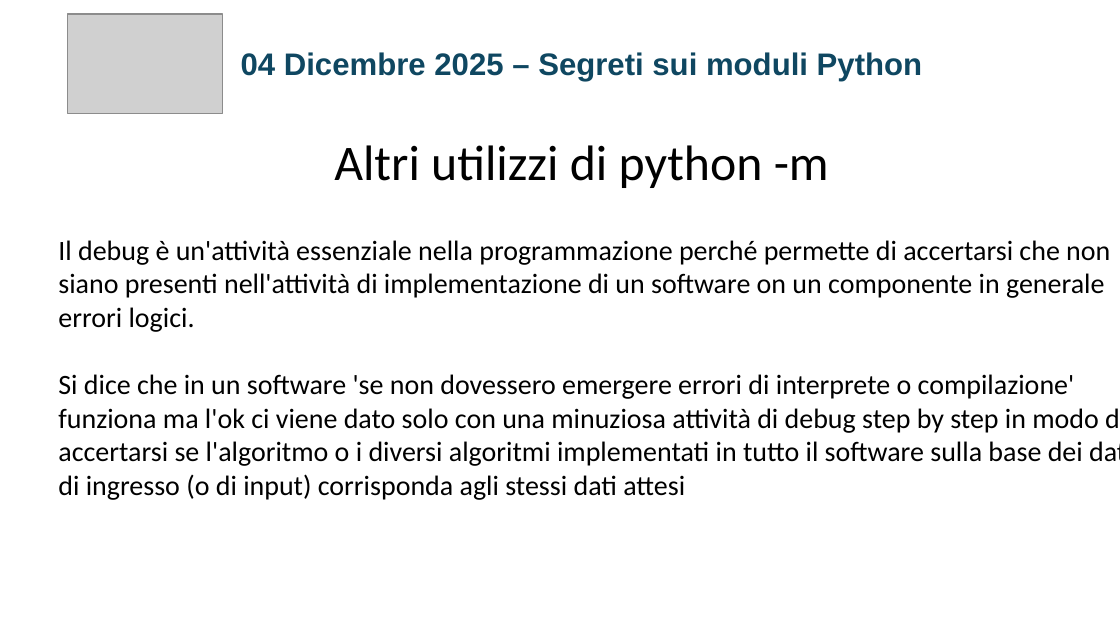
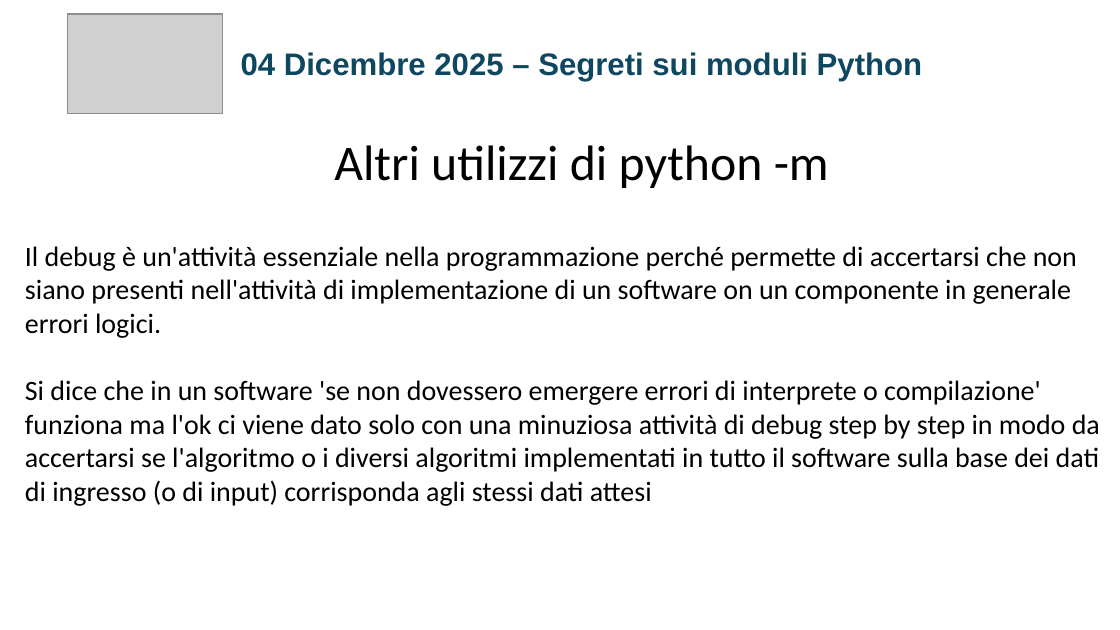
Before and after one commit to jobFrancoNet/segretiModulePython, a slide deck: slide 22 of SEGRETI_MODULI_PYTHON_FINALSLIDE.pptx. Drawn at 1120x630 pixels with LibreOffice and Linux fonts; fonts in the diff are those of the drawing; grey boxes stand for pictures. Boxes give left, top, right and bottom in pixels: in the first picture for what was removed or moved away, otherwise in the second. Text is boxed around its words. In the diff, an @@ line names an element or a change of style, - is before the commit and + after.

```diff
--- a/SEGRETI_MODULI_PYTHON_FINALSLIDE.pptx
+++ b/SEGRETI_MODULI_PYTHON_FINALSLIDE.pptx
@@ text "Il debug è un'attività essenziale ..." rewrapped from box(58, 240, 1120, 500) to box(25, 246, 1100, 506) @@
```
Also in this commit, not shown: 1 other slide changed.
